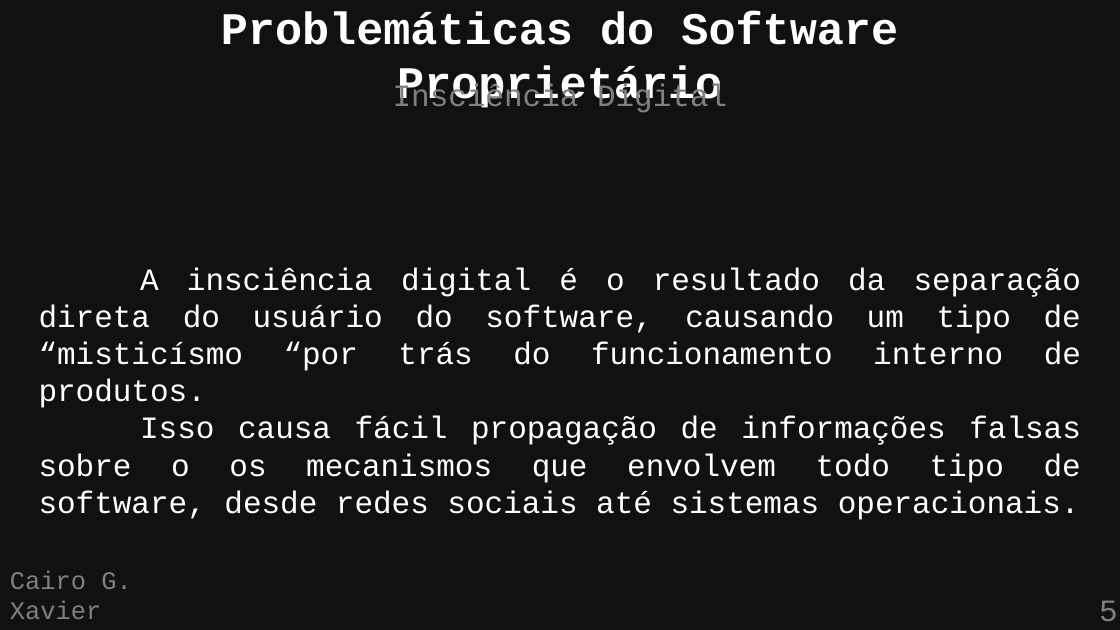
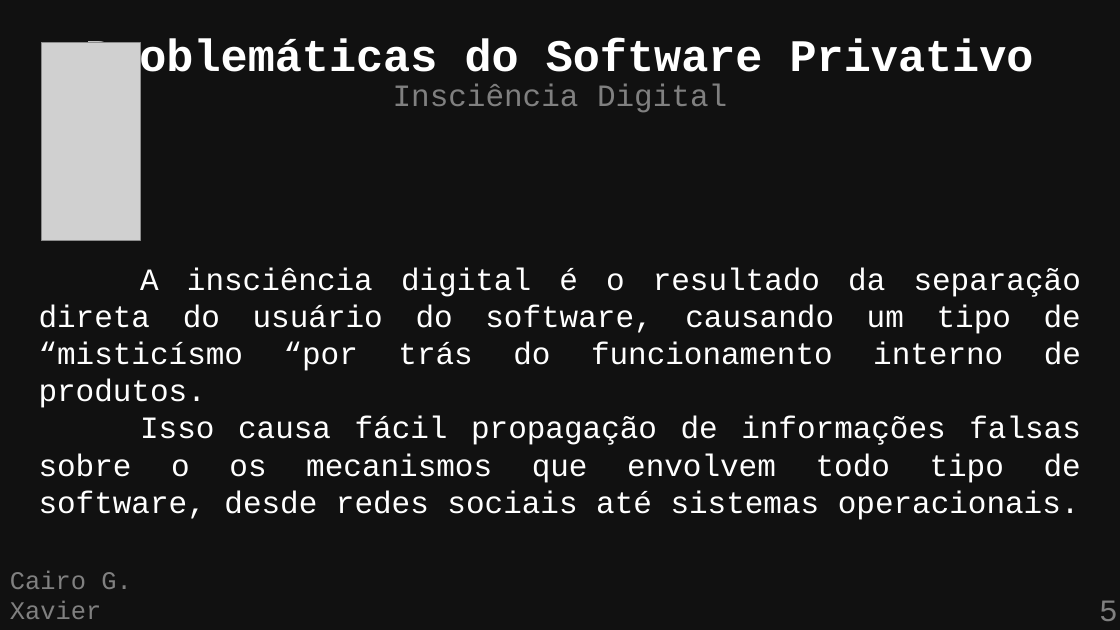
Before and after one commit to cairoGarcia/flisol-2026-ufmg, a slide deck: slide 5 of slides/soberania.odp. Drawn at 1120x630 pixels with LibreOffice and Linux fonts; fonts in the diff are those of the drawing; grey boxes stand for pictures. Boxes give left, top, right and bottom in pixels: in the first picture for what was removed or moved away, otherwise in the second. Text is boxed around its words. In the diff, an @@ line names an element or a change of style, - is before the commit and + after.

```diff
--- a/slides/soberania.odp
+++ b/slides/soberania.odp
@@ picture added at [42,43,140,241] @@
@@ text at [85,39,1034,84]: text changed @@
-Problemáticas do Software Proprietário
+Problemáticas do Software Privativo
```
Also in this commit, not shown: 10 other slides changed, 17 other files.
